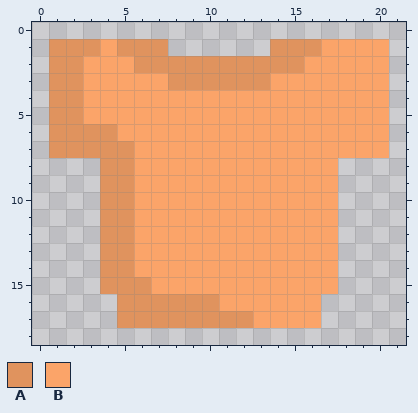
Pixel-art file: Assets/Shirt Blank.aseprite. The first picture shows the starting point.
22x19 pixels, 1 frame.
Palette (. is transparent): A #e0935e  B #fba469
Pixels before, first column x 1:
 1 AAABAAA......AAABBBB
 2 AABBBAAAAAAAAAABBBBB
 3 AABBBBBAAAAAABBBBBBB
 4 AABBBBBBBBBBBBBBBBBB
 5 AABBBBBBBBBBBBBBBBBB
 6 AAAABBBBBBBBBBBBBBBB
 7 AAAAABBBBBBBBBBBBBBB
 8 ...AABBBBBBBBBBBB...
 9 ...AABBBBBBBBBBBB...
10 ...AABBBBBBBBBBBB...
11 ...AABBBBBBBBBBBB...
12 ...AABBBBBBBBBBBB...
13 ...AABBBBBBBBBBBB...
14 ...AABBBBBBBBBBBB...
15 ...AAABBBBBBBBBBB...
16 ....AAAAAABBBBBB....
17 ....AAAAAAAABBBB....
New version:
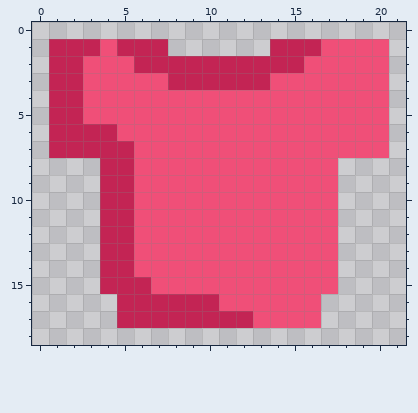
The edit:
colour A: #e0935e -> #c32454
colour B: #fba469 -> #f04f78
Changed places in both pictures, as pixel boxes (x1, y1, x2, y2):
changed: (49, 39, 389, 328)
